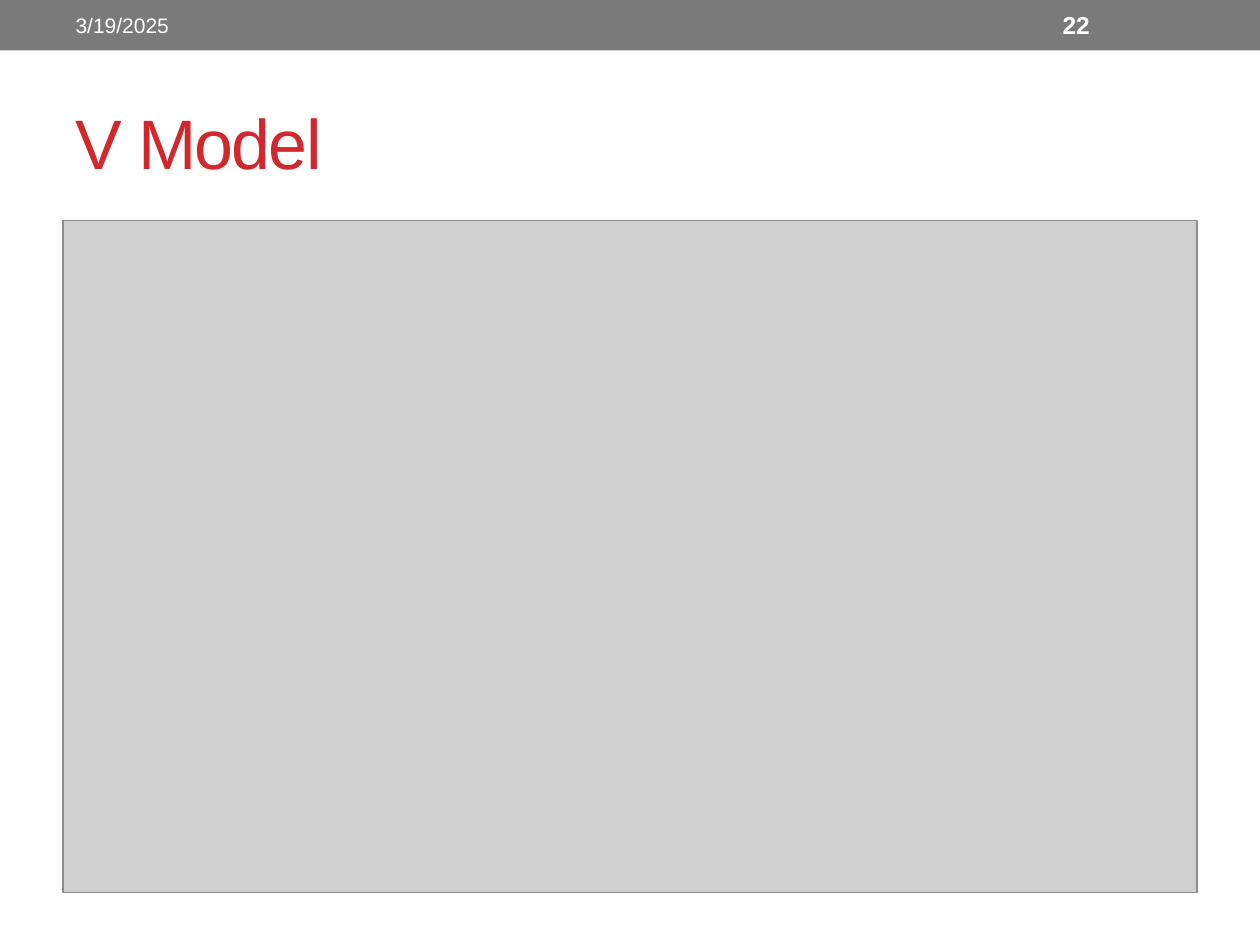
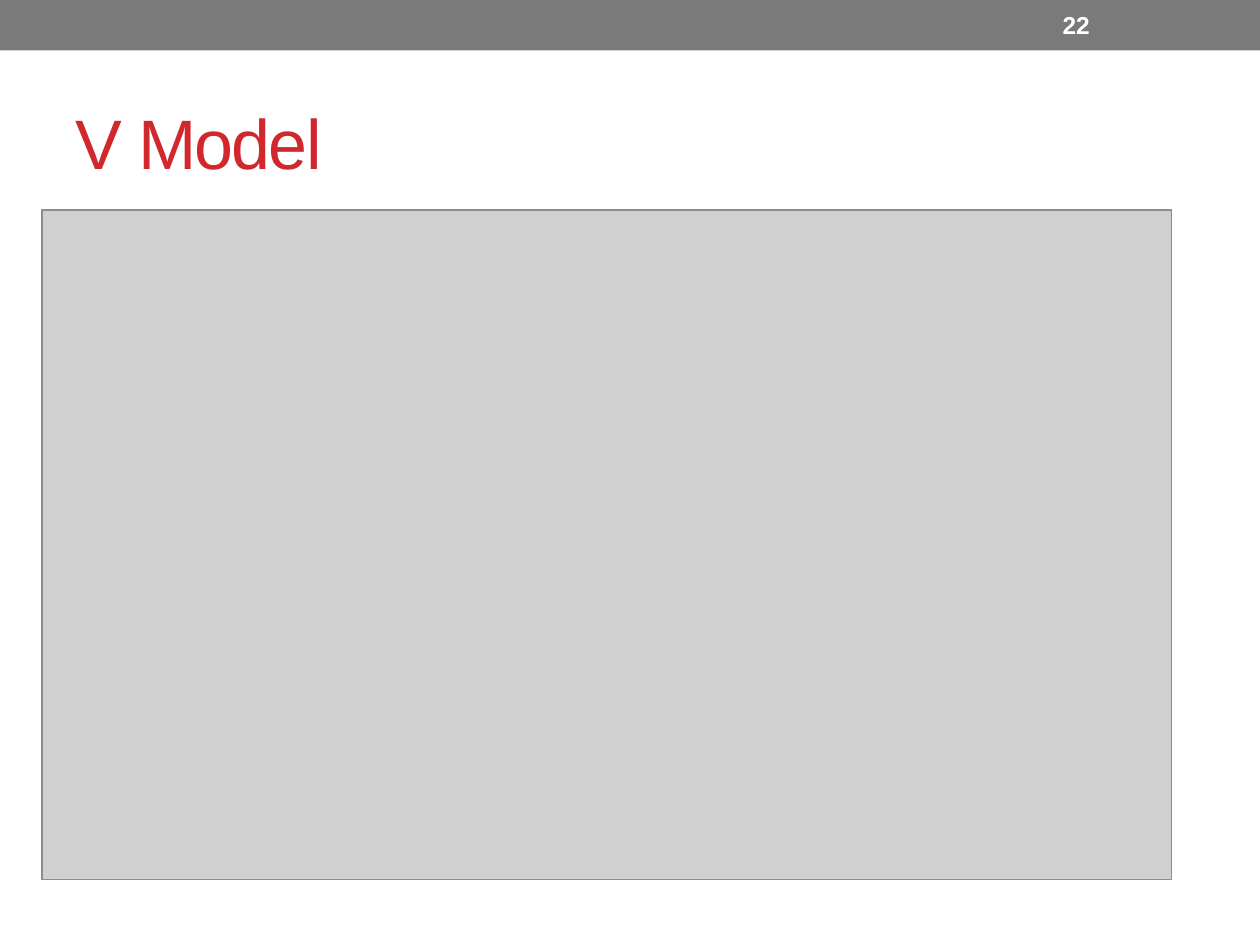
Before and after one commit to imranbuttcodes/SEMESTER_4, a slide deck: slide 22 of SEMESTER_4/Software Engineering/Material/W1-02-Software Process Models.pptx. Drawn at 1260x945 pixels with LibreOffice and Linux fonts; fonts in the diff are those of the drawing; grey boxes stand for pictures. Boxes give left, top, right and bottom in pixels: in the first picture for what was removed or moved away, otherwise in the second. Text is boxed around its words. In the diff, an @@ line names an element or a change of style, - is before the commit and + after.

```diff
--- a/SEMESTER_4/Software Engineering/Material/W1-02-Software Process Models.pptx
+++ b/SEMESTER_4/Software Engineering/Material/W1-02-Software Process Models.pptx
@@ text removed at [76,18,169,33] @@
-3/19/2025
@@ picture: place and size @@
-picture at [63,220,1197,892]
+picture at [42,210,1172,879]
```
Also in this commit, not shown: 56 other slides changed, 2 other files.
